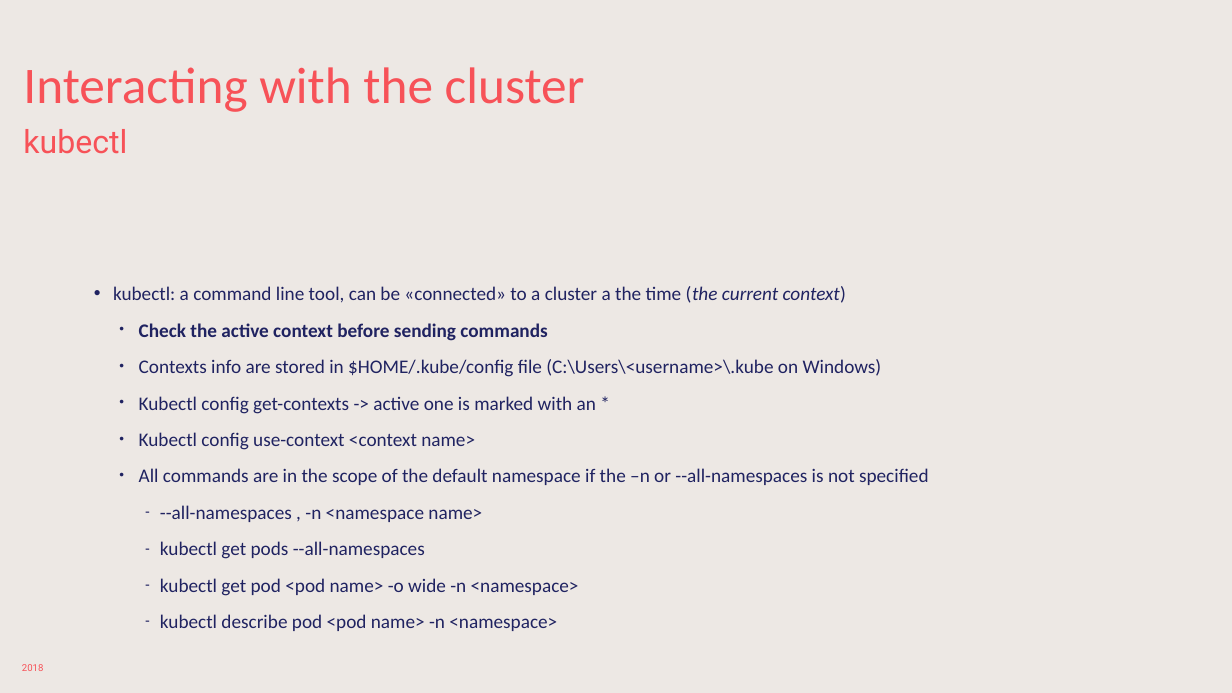
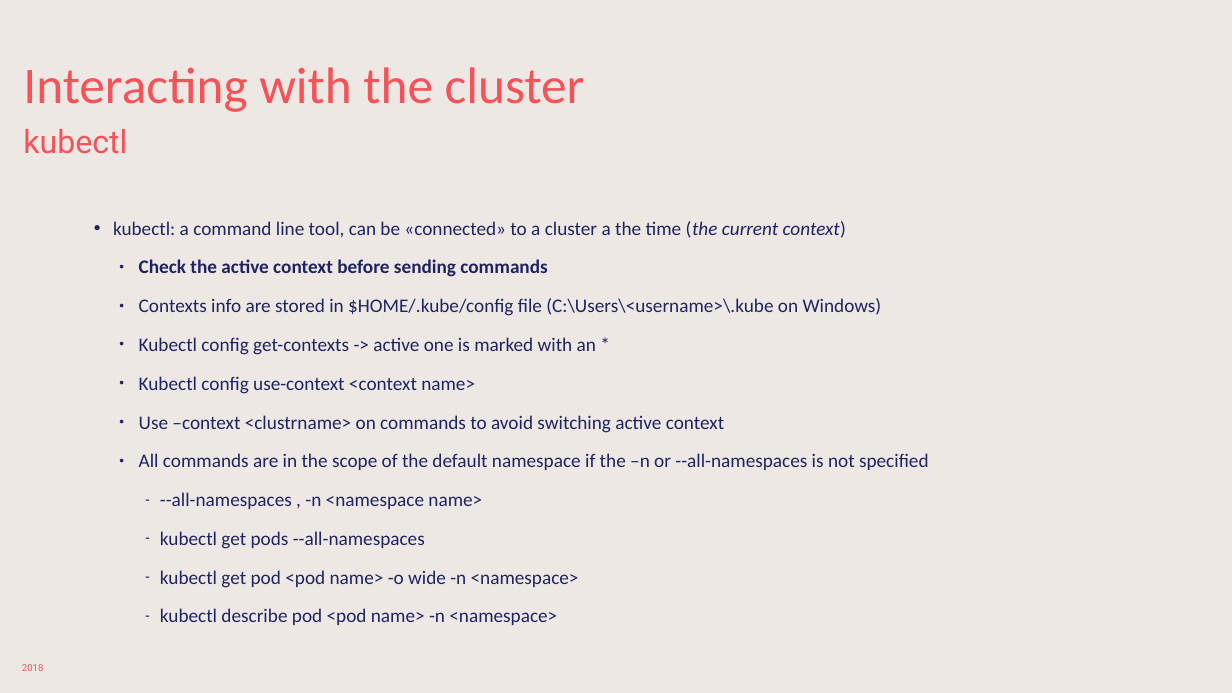
Before and after one commit to sabbadino/deltatre-community-meetups-session-3, a slide deck: slide 11 of K8s-basic.pptx (slide 10 before the commit). Drawn at 1232x693 pixels with LibreOffice and Linux fonts; fonts in the diff are those of the drawing; background and template pictures are left out. Boxes give left, top, right and bottom in pixels: in the first picture for what was removed or moved away, otherwise in the second. Text is boxed around its words. In the diff, an @@ line names an element or a change of style, - is before the commit and + after.

```diff
--- a/K8s-basic.pptx
+++ b/K8s-basic.pptx
@@ text "kubectl: a command line tool, ...": place and size @@
-text "kubectl: a command line tool, ..." at box(113, 286, 929, 631)
+text "kubectl: a command line tool, ..." at box(113, 221, 929, 625)
@@ text at box(113, 221, 929, 625): line spacing 0.8 to 0.9 @@
@@ text at box(139, 415, 724, 433): paragraph added @@
+  • Use –context <clustrname> on commands to avoid switching active context
```
Also in this commit, not shown: 9 other slides changed, 34 other files.
